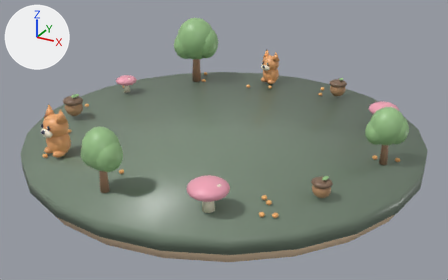
Renders of the glTF model examples/sleepy-owl-lullaby/public/models/world.glb from each side of a commit.
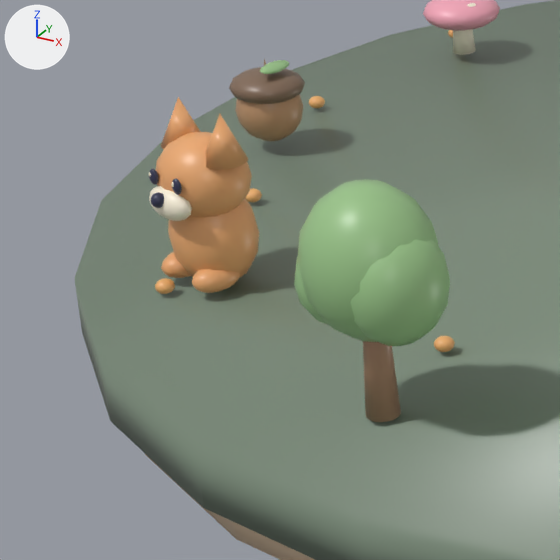
The first picture shows the older version from a 50 mm lens placed at (6.8, -12.36, 5.9), pointed at (0.14, -0.27, -0.15). The close-ups show the older and then the newer version on the part from 0% to 34% of the width and 28% to 82% of the height of that picture. Only the edits that show in the close-ups are written down. Every picture has the same lights, and +X, +Y and +Z are marked at upper left. Vertices at exactly the same position are counted once.

The first close-up shows 'Cone', 'Cone.001', 'acorn.002', 'fox.002', 'mushroom.002', 'tree.003' and 4 more.
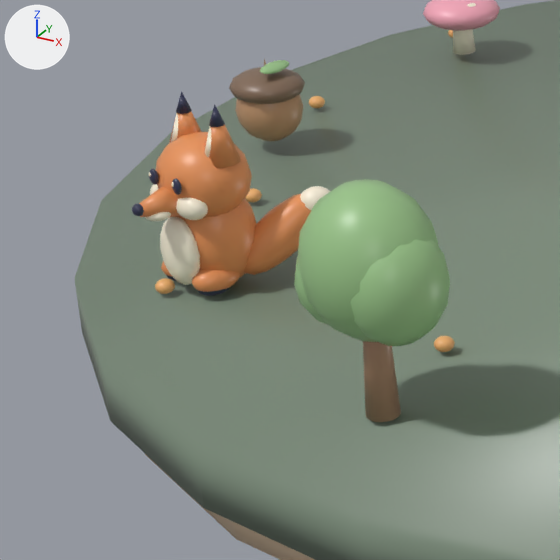
Patch to the scene script:
```diff
--- a/examples/sleepy-owl-lullaby/public/models/world.glb.py
+++ b/examples/sleepy-owl-lullaby/public/models/world.glb.py
@@ mat_e9945a @@
+mat_e9945a = principled_material('#e9945a')
+mat_e9945a.base_color = (0.815, 0.296, 0.102)  # orange #e9945a
+mat_e9945a.roughness = 0.38
@@ me_sphere_254 @@
 # used by ob_fox_002; location = (-2.587, -2.985, 0.0); rotation_euler = (0.0, 0.0, -0.22), in degrees (0, 0, -13); scale = (0.847, 0.847, 0.847)
-me_sphere_254.from_pydata(...)  # 1304 vertices, 2556 faces; spans x -0.41..0.41, y -0.465..0.3, z -0.05..1.33
+me_sphere_254.from_pydata(...)  # 2250 vertices, 4400 faces; spans x -0.37..0.623, y -0.62..0.676, z -0.05..1.385
+# me_sphere_254 part 1: a new loose piece, a 24-sided cone pointing to +z spanning x -0.34..-0.06, y -0.14..0.14, z 0.96..1.38, in mat_e9945a (orange #e9945a)
+# me_sphere_254 part 2: a new loose piece, a 24-sided cone pointing to +z spanning x 0.06..0.34, y -0.14..0.14, z 0.96..1.38, in mat_e9945a (orange #e9945a)
+# me_sphere_254 part 3: a new loose piece, a 24-sided cut cone along y (radius 0.045 at the low end, 0.14 at the high end) spanning x -0.14..0.14, y -0.57..-0.23, z 0.56..0.84, in mat_e9945a (orange #e9945a)
+# me_sphere_254 part 4: the loose piece of 114 vertices spanning x -0.22..0.22, y -0.42..-0.22, z 0.56..0.8 is multiplied about its middle by the matrix ((0.678, 1.467, -0.438), (-0.37, 2.685, -0.801), (0.0, 2.577, 1.084)), then moved by (0.36, 0.64, -0.34), in mat_e9945a (orange #e9945a)
+# me_sphere_254 part 5: a new loose piece, a 24-sided cone pointing to +z spanning x -0.255..-0.145, y -0.055..0.055, z 1.235..1.385, in mat_333653 (dark blue #333653)
+# me_sphere_254 part 6: a new loose piece, a 24-sided cone pointing to +z spanning x 0.145..0.255, y -0.055..0.055, z 1.235..1.385, in mat_333653 (dark blue #333653)
+# me_sphere_254 part 7: a new loose piece, a UV sphere (16 segments, 8 rings, poles along z) spanning x 0.09..0.29, y -0.3..-0.02, z -0.02..0.1, in mat_333653 (dark blue #333653)
+# me_sphere_254 part 8: a new loose piece, a UV sphere (16 segments, 8 rings, poles along z) spanning x -0.05..0.05, y -0.62..-0.54, z 0.665..0.755, in mat_333653 (dark blue #333653)
+# me_sphere_254 part 9: a new loose piece, a 24-sided cone pointing to +z spanning x -0.27..-0.13, y -0.13..0.01, z 1.0..1.24, in mat_fff5df (pale yellow #fff5df)
+# me_sphere_254 part 10: a new loose piece, a UV sphere (16 segments, 8 rings, poles along z) spanning x -0.3..0.0, y -0.35..-0.15, z 0.58..0.78, in mat_fff5df (pale yellow #fff5df)
+# me_sphere_254 part 11: a new loose piece, a 24-sided cone pointing to +z spanning x 0.13..0.27, y -0.13..0.01, z 1.0..1.24, in mat_fff5df (pale yellow #fff5df)
+# me_sphere_254 part 12: a new loose piece, a UV sphere (16 segments, 8 rings, poles along z) spanning x 0.0..0.3, y -0.35..-0.15, z 0.58..0.78, in mat_fff5df (pale yellow #fff5df)
+# me_sphere_254 part 13: a new loose piece, a UV sphere (16 segments, 8 rings, poles along z) spanning x -0.2..0.2, y -0.39..-0.19, z 0.04..0.56, in mat_fff5df (pale yellow #fff5df)
+# me_sphere_254 part 14: a new loose piece, a UV sphere (16 segments, 8 rings, poles along z) spanning x -0.1..0.1, y -0.53..-0.33, z 0.59..0.69, in mat_fff5df (pale yellow #fff5df)
+# me_sphere_254 part 15: the loose piece of 114 vertices spanning x -0.055..0.055, y -0.465..-0.355, z 0.675..0.785 is multiplied about its middle by the matrix ((1.755, 1.133, 0.0), (-0.959, 2.074, 0.0), (0.0, 0.0, 2.0)), then moved by (0.51, 0.96, -0.17), in mat_fff5df (pale yellow #fff5df)
+# me_sphere_254 part 16: the loose piece of 25 vertices spanning x -0.41..-0.09, y -0.16..0.16, z 0.97..1.33 is deleted
+# me_sphere_254 part 17: the loose piece of 25 vertices spanning x 0.09..0.41, y -0.16..0.16, z 0.97..1.33 is deleted
+# me_sphere_254 part 18: 896 faces spanning x -0.37..0.37, y -0.35..0.3, z -0.05..1.11 switch from mat_edab72 (orange #edab72) to mat_e9945a (orange #e9945a)
+# other edits to the shape of me_sphere_254 do not show in these pictures
 me_sphere_254.materials.append(mat_fff5df)
```

Pixel boxes (x1, y1, x2, y2) of what changed, in the close-ups (560 x 560 px; the box of a moved part takes in the faces that stretch with it):
'fox.002', reshaped (78% wider): before (148, 97, 259, 293); after (132, 91, 330, 296)
part 1 of me_sphere_254, added (orange): after (169, 111, 202, 143)
part 2 of me_sphere_254, added (orange): after (204, 124, 241, 168)
part 3 of me_sphere_254, added (orange): after (139, 187, 180, 217)
part 4 of me_sphere_254, moved or reshaped: before (149, 186, 192, 221); after (244, 194, 311, 275)
part 5 of me_sphere_254, added: after (176, 91, 192, 114)
part 6 of me_sphere_254, added: after (209, 105, 225, 127)
part 7 of me_sphere_254, added: after (197, 286, 232, 296)
part 8 of me_sphere_254, added: after (132, 204, 144, 216)
part 9 of me_sphere_254, added (mostly hidden): after (171, 113, 178, 142)
part 10 of me_sphere_254, added (mostly hidden): after (150, 184, 158, 195)
part 11 of me_sphere_254, added (mostly hidden): after (205, 127, 211, 157)
part 12 of me_sphere_254, added (pale yellow): after (176, 198, 208, 220)
part 13 of me_sphere_254, added (pale yellow): after (160, 217, 200, 285)
part 14 of me_sphere_254, added: after (145, 212, 171, 221)
part 15 of me_sphere_254, moved or reshaped: before (151, 192, 164, 208); after (300, 186, 330, 210)
part 16 of me_sphere_254, deleted: before (161, 97, 201, 149)
part 17 of me_sphere_254, deleted (orange): before (206, 114, 248, 170)
part 18 of me_sphere_254, recoloured: (156, 132, 257, 292) in both
